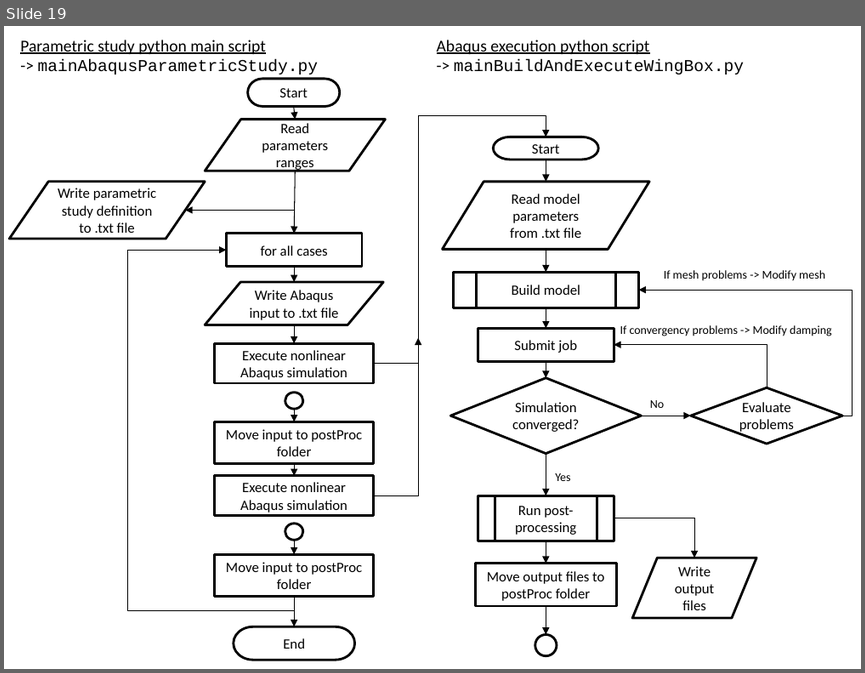
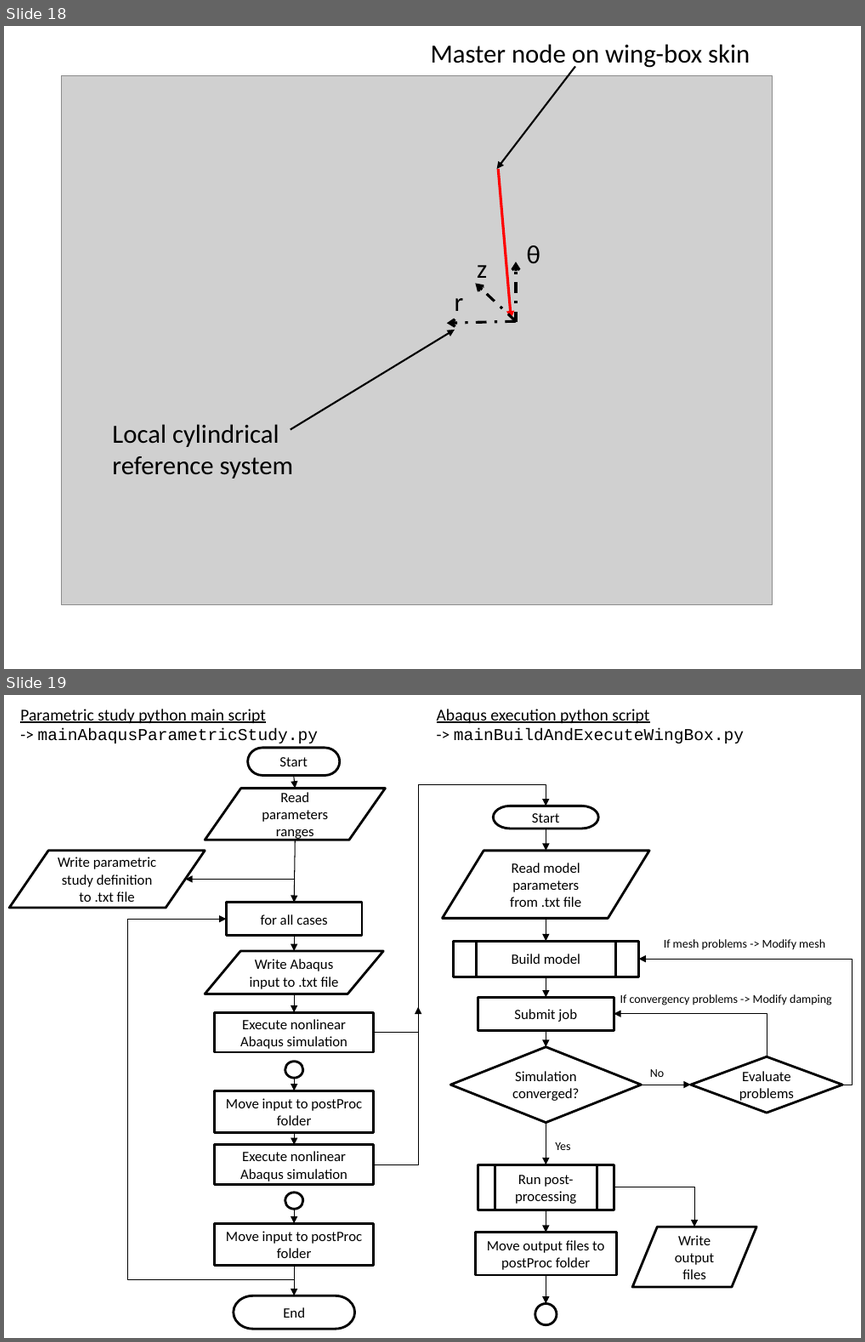
Before and after one commit to AlejandroValverde/latex, a slide deck: figures/figures.pptx. Shown one above the other, each under a label of ours: slide 19 before the commit, slides 18 and 19 after it. The pictures are 865x673 and 865x1342 pixels, drawn with LibreOffice and Linux fonts; fonts in the diff are those of the drawing; grey boxes stand for pictures. Boxes give left, top, right and bottom in pixels: in the first picture for what was removed or moved away, otherwise in the second. Text is boxed around its words. In the diff, an @@ line names an element or a change of style, - is before the commit and + after.

```diff
--- a/figures/figures.pptx
+++ b/figures/figures.pptx
@@ slide 18 added at (4,26,861,669), background #FFFFFF @@
@@ text added at (431,44,749,69), 22 pt, text #000000 @@
+Master node on wing-box skin
@@ picture added at (62,75,772,604) @@
@@ arrow added from (575, 66) to (497, 169), #000000 1.5 pt @@
@@ arrow added from (499, 169) to (511, 319), #FF0000 2.25 pt @@
@@ text added at (527,245,540,263), 22 pt, text #000000 @@
+θ
@@ text added at (477,265,487,284), 22 pt, text #000000 @@
+z
@@ arrow added from (516, 322) to (516, 261), #000000 2.25 pt dashed @@
@@ text added at (454,298,464,311), 22 pt, text #000000 @@
+r
@@ arrow added from (516, 321) to (475, 283), #000000 2.25 pt dashed @@
@@ arrow added from (290, 430) to (454, 329), #000000 1.5 pt @@
@@ arrow added from (516, 321) to (447, 324), #000000 2.25 pt dashed @@
@@ text added at (112,424,294,478), 22 pt, text #000000 @@
+Local cylindrical reference system
```
Also in this commit, not shown: 8 slides changed, 6 other slides added, 7 slides removed, 19 other files.
